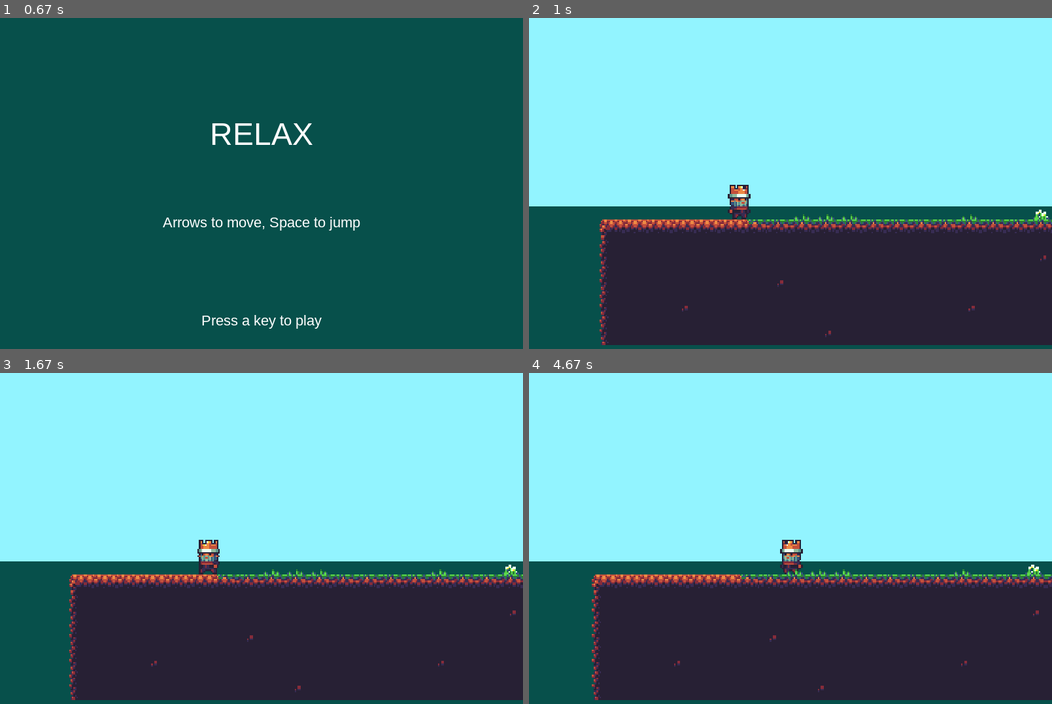
Above: before the commit, frames 1-4 (two rows, left to right).
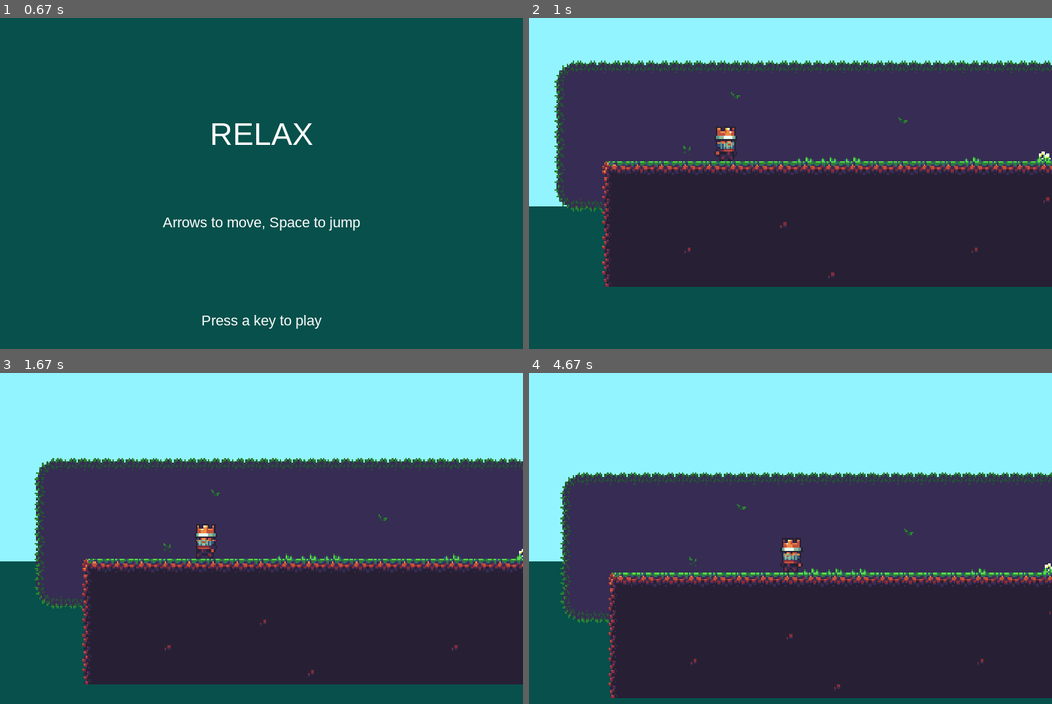
Above: after the commit, the same moments.

Repository: paprico-scar/pygameproject
Game: pygame game, started from lvl_1.py
Same seed, same stepped clock (60 frames per second), same inputs: the game is played once before the commit and once after it.
Inputs:
- Up to frame 1 (0.67 s): hold Right from 0.33 s (still down)
- Up to frame 2 (1 s): release Right at 0.8 s; hold Right from 0.83 s (still down)
- Up to frame 3 (1.67 s): release Right at 1.3 s; hold Left from 1.33 s (still down)
- Up to frame 4 (4.67 s): release Left at 1.87 s; hold Left 1.9-2.3 s; hold Right 2.33-2.97 s; hold Left 3-3.47 s; hold Right 3.5-3.97 s; hold Right 4-4.47 s; hold Left from 4.5 s (still down)

Frame 1 is identical in both runs. In frame 2, 63% of the frame differs, in the area x 4-100%, y 12-99%; in frame 3, 41%; in frame 4, 33%.

Commit message:
задний фон и шипы

Diff:
--- a/lvl_1.py
+++ b/lvl_1.py
@@ -62,7 +62,8 @@
 player_frame = 0
 player_flip = False
 
-game_map = load_map('map')
+game_map = load_map('lvl_1')
+game_map_bg = load_map('lvl_1_bg')
 
 # player
 player_rect = pygame.Rect(100, 100, 17, 22)
@@ -105,6 +106,38 @@
 chamomile_2.set_colorkey(WHITE)
 orange_flower.set_colorkey(WHITE)
 orange_flower_2.set_colorkey(WHITE)
+# background
+bg = pygame.image.load('data/tailes/background/bg.png')
+top_bg_grass = pygame.image.load('data/tailes/background/top_bg_grass.png')
+topright_bg_grass = pygame.image.load('data/tailes/background/topright_bg_grass.png')
+right_bg_grass = pygame.image.load('data/tailes/background/right_bg_grass.png')
+bottomright_bg_grass = pygame.image.load('data/tailes/background/bottomright_bg_grass.png')
+bottom_bg_grass = pygame.image.load('data/tailes/background/bottom_bg_grass.png')
+bottomleft_bg_grass = pygame.image.load('data/tailes/background/bottomleft_bg_grass.png')
+left_bg_grass = pygame.image.load('data/tailes/background/left_bg_grass.png')
+topleft_bg_grass = pygame.image.load('data/tailes/background/topleft_bg_grass.png')
+bg_1 = pygame.image.load('data/tailes/background/bg_1.png')
+bg_2 = pygame.image.load('data/tailes/background/bg_2.png')
+topleft_bg = pygame.image.load('data/tailes/background/topleft_bg.png')
+topright_bg = pygame.image.load('data/tailes/background/topright_bg.png')
+bottomright_bg = pygame.image.load('data/tailes/background/bottomright_bg.png')
+bottomleft_bg =  pygame.image.load('data/tailes/background/bottomleft_bg.png')
+bg.set_colorkey(WHITE)
+top_bg_grass.set_colorkey(WHITE)
+topright_bg_grass.set_colorkey(WHITE)
+right_bg_grass.set_colorkey(WHITE)
+bottomright_bg_grass.set_colorkey(WHITE)
+bottom_bg_grass.set_colorkey(WHITE)
+bottomleft_bg_grass.set_colorkey(WHITE)
+left_bg_grass.set_colorkey(WHITE)
+topleft_bg_grass.set_colorkey(WHITE)
+bg_1.set_colorkey(WHITE)
+bg_2.set_colorkey(WHITE)
+topleft_bg.set_colorkey(WHITE)
+topright_bg.set_colorkey(WHITE)
+bottomright_bg.set_colorkey(WHITE)
+bottomleft_bg.set_colorkey(WHITE)
+
 
 TILE_SIZE = top_grass.get_width()
 running = True
@@ -164,6 +197,7 @@
 # Надо реализоваить эту функцию
 def show_go_screen(sc):
     # game over/continue
+    global running
     if not running:
         return
     sc.fill(BGCOLOR)
@@ -200,6 +234,42 @@
         scroll[1] = int(scroll[1])
 
         pygame.draw.rect(display, BGCOLOR, pygame.Rect(0, 120, 400, 200))
+        y = 0
+        for row in game_map_bg:
+            x = 0
+            for tile in row:
+                if tile == '1':
+                    display.blit(bg, (x * TILE_SIZE - scroll[0], y * TILE_SIZE - scroll[1]))
+                if tile == '2':
+                    display.blit(top_bg_grass, (x * TILE_SIZE - scroll[0], y * TILE_SIZE - scroll[1]))
+                if tile == '3':
+                    display.blit(topright_bg_grass, (x * TILE_SIZE - scroll[0], y * TILE_SIZE - scroll[1]))
+                if tile == '4':
+                    display.blit(right_bg_grass, (x * TILE_SIZE - scroll[0], y * TILE_SIZE - scroll[1]))
+                if tile == '5':
+                    display.blit(bottomright_bg_grass, (x * TILE_SIZE - scroll[0], y * TILE_SIZE - scroll[1]))
+                if tile == '6':
+                    display.blit(bottom_bg_grass, (x * TILE_SIZE - scroll[0], y * TILE_SIZE - scroll[1]))
+                if tile == '7':
+                    display.blit(bottomleft_bg_grass, (x * TILE_SIZE - scroll[0], y * TILE_SIZE - scroll[1]))
+                if tile == '8':
+                    display.blit(left_bg_grass, (x * TILE_SIZE - scroll[0], y * TILE_SIZE - scroll[1]))
+                if tile == '9':
+                    display.blit(topleft_bg_grass, (x * TILE_SIZE - scroll[0], y * TILE_SIZE - scroll[1]))
+                if tile == '<':
+                    display.blit(bg_1, (x * TILE_SIZE - scroll[0], y * TILE_SIZE - scroll[1]))
+                if tile == '^':
+                    display.blit(bg_2, (x * TILE_SIZE - scroll[0], y * TILE_SIZE - scroll[1]))
+                if tile == 'i':
+                    display.blit(topleft_bg, (x * TILE_SIZE - scroll[0], y * TILE_SIZE - scroll[1]))
+                if tile == 'o':
+                    display.blit(topright_bg, (x * TILE_SIZE - scroll[0], y * TILE_SIZE - scroll[1]))
+                if tile == 'l':
+                    display.blit(bottomright_bg, (x * TILE_SIZE - scroll[0], y * TILE_SIZE - scroll[1]))
+                if tile == 'k':
+                    display.blit(bottomleft_bg, (x * TILE_SIZE - scroll[0], y * TILE_SIZE - scroll[1]))
+                x += 1
+            y += 1
 
         tile_rect = []
         y = 0
--- /dev/null
+++ b/lvl_1.txt
@@ -0,0 +1,23 @@
+00000000000000000000000000000000000000000000000000000000000000000000000000000000000000000000000000000000000000000000000000000000000000000000
+00000000000000000000000000000000000000000000000000000000000000000000000000000000000000000000000000000000000000000000000000000000000000000000
+00000000000000000000000000000000000000000000000000000000000000000000000000000000000000000000000000000000000000000000000000000000000000000000
+00000000000000000000000000000000000000000000000000000000000000000000000000000000000000000000000000000000000000000000000000000000000000000000
+0000000000www0000w00f00000000000000000000000000000000000000000000000000000000000000000000000000000000000000000000000000000000000000000000000
+00411111111111111111126666666811111111111111111111111111111111111111111111111111111111111111111111111111111111111111111111111111111111111111
+00<99999999999999999^99999999>00000000000000000000000000000000000000000000000000000000000000000000000000000000000000000000000000000000000000
+00<999999^999999999999^999999>00000000000000000000000000000000000000000000000000000000000000000000000000000000000000000000000000000000000000
+00<99^99999999999^99999999999>00000000000000000000000000000000000000000000000000000000000000000000000000000000000000000000000000000000000000
+00<99999999^99999999999999999>00000000000000000000000000000000000000000000000000000000000000000000000000000000000000000000000000000000000000
+00000000000000000000000000000000000000000000000000000000000000000000000000000000000000000000000000000000000000000000000000000000000000000000
+00000000000000000000000000000000000000000000000000000000000000000000000000000000000000000000000000000000000000000000000000000000000000000000
+00000000000000000000000000000000000000000000000000000000000000000000000000000000000000000000000000000000000000000000000000000000000000000000
+00000000000000000000000000000000000000000000000000000000000000000000000000000000000000000000000000000000000000000000000000000000000000000000
+00000000000000000000000000000000000000000000000000000000000000000000000000000000000000000000000000000000000000000000000000000000000000000000
+00000000000000000000000000000000000000000000000000000000000000000000000000000000000000000000000000000000000000000000000000000000000000000000
+00000000000000000000000000000000000000000000000000000000000000000000000000000000000000000000000000000000000000000000000000000000000000000000
+00000000000000000000000000000000000000000000000000000000000000000000000000000000000000000000000000000000000000000000000000000000000000000000
+00000000000000000000000000000000000000000000000000000000000000000000000000000000000000000000000000000000000000000000000000000000000000000000
+00000000000000000000000000000000000000000000000000000000000000000000000000000000000000000000000000000000000000000000000000000000000000000000
+00000000000000000000000000000000000000000000000000000000000000000000000000000000000000000000000000000000000000000000000000000000000000000000
+00000000000000000000000000000000000000000000000000000000000000000000000000000000000000000000000000000000000000000000000000000000000000000000
+00000000000000000000000000000000000000000000000000000000000000000000000000000000000000000000000000000000000000000000000000000000000000000000
--- /dev/null
+++ b/lvl_1_bg.txt
@@ -0,0 +1,19 @@
+00000000000000000000000000000000000000000000000000000000000000000000000000000000000000000000000000000000000000000000000000000000000000000000
+92222222222222222222222222222222222222222222300000000000000000000000000000000000000000000000000000000000000000000000000000000000000000000000
+8111111<1111111111111111^111111111io1111111140000000000000000000000111111111111111111<11111111111111111111111111111111<111111111111111111111
+81111111111111<1111111111111111111kl1111111140000000000000000000000111111111111111111111111111111111111111^111111111111111111111111111111111
+81111^11111111111111111<1111111111111111111140000000000000000000000111111111111111111111^111111111111111111111111111111111111111^11111111111
+81111111111111111111111111111111111111111111400000000000000000000000000000000000000000000000000000000000000000000000000000000000000000000000
+76666666666666666666666666666666666666666666500000000000000000000000000000000000000000000000000000000000000000000000000000000000000000000000
+00000000000000000000000000000000000000000000000000000000000000000000000000000000000000000000000000000000000000000000000000000000000000000000
+00000000000000000000000000000000000000000000000000000000000000000000000000000000000000000000000000000000000000000000000000000000000000000000
+00000000000000000000000000000000000000000000000000000000000000000000000000000000000000000000000000000000000000000000000000000000000000000000
+00000000000000000000000000000000000000000000000000000000000000000000000000000000000000000000000000000000000000000000000000000000000000000000
+00000000000000000000000000000000000000000000000000000000000000000000000000000000000000000000000000000000000000000000000000000000000000000000
+00000000000000000000000000000000000000000000000000000000000000000000000000000000000000000000000000000000000000000000000000000000000000000000
+00000000000000000000000000000000000000000000000000000000000000000000000000000000000000000000000000000000000000000000000000000000000000000000
+00000000000000000000000000000000000000000000000000000000000000000000000000000000000000000000000000000000000000000000000000000000000000000000
+00000000000000000000000000000000000000000000000000000000000000000000000000000000000000000000000000000000000000000000000000000000000000000000
+00000000000000000000000000000000000000000000000000000000000000000000000000000000000000000000000000000000000000000000000000000000000000000000
+00000000000000000000000000000000000000000000000000000000000000000000000000000000000000000000000000000000000000000000000000000000000000000000
+00000000000000000000000000000000000000000000000000000000000000000000000000000000000000000000000000000000000000000000000000000000000000000000
--- a/map.txt
+++ /dev/null
@@ -1,23 +0,0 @@
-0000000000000000000000000000000000000000000000000000000000000000000000000000000000000000000000000
-0000000000000000000000000000000000000000000000000000000000000000000000000000000000000000000000000
-0000000000000000000000000000000000000000000000000000000000000000000000000000000000000000000000000
-0000000000000000000000000000000000000000000000000000000000000000000000000000000000000000000000000
-0000000000000000000000000000000000000000000000000000000000000000000000000000000000000000000000000
-0000000000000000000000000000000000000000000000000000000000000000000000000000000000000000000000000
-0000000000000000000000000000000000000000000000000000000000000000000000000000000000000000000000000
-0000000000www0000w00f0000000000000000000000000000000000000000000000000000000000000000000000000000
-0076666631111111111112666666680000000000000000000000000000000000000000000000000000000000000000000
-00<99999999999999999^99999999>0000000000000000000000000000000000000000000000000000000000000000000
-00<999999^999999999999^999999>0000000000000000000000000000000000000000000000000000000000000000000
-00<99^99999999999^99999999999>0000000000000000000000000000000000000000000000000000000000000000000
-00<99999999^99999999999999999>0000000000000000000000000000000000000000000000000000000000000000000
-0000000000000000000000000000000000000000000000000000000000000000000000000000000000000000000000000
-0000000000000000000000000000000000000000000000000000000000000000000000000000000000000000000000000
-0000000000000000000000000000000000000000000000000000000000000000000000000000000000000000000000000
-0000000000000000000000000000000000000000000000000000000000000000000000000000000000000000000000000
-0000000000000000000000000000000000000000000000000000000000000000000000000000000000000000000000000
-0000000000000000000000000000000000000000000000000000000000000000000000000000000000000000000000000
-0000000000000000000000000000000000000000000000000000000000000000000000000000000000000000000000000
-0000000000000000000000000000000000000000000000000000000000000000000000000000000000000000000000000
-0000000000000000000000000000000000000000000000000000000000000000000000000000000000000000000000000
-0000000000000000000000000000000000000000000000000000000000000000000000000000000000000000000000000
Binary file added: data/tailes/background/bg.png
Binary file added: data/tailes/background/bottom_bg_grass.png
Binary file added: data/tailes/background/bottomleft_bg_grass.png
Binary file added: data/tailes/background/bottomright_bg_grass.png
Binary file changed: data/tailes/background/left_bg_grass.png
Binary file added: data/tailes/background/right_bg_grass.png
Binary file removed: data/tailes/background/sheet.png
Binary file added: data/tailes/spike B.png
